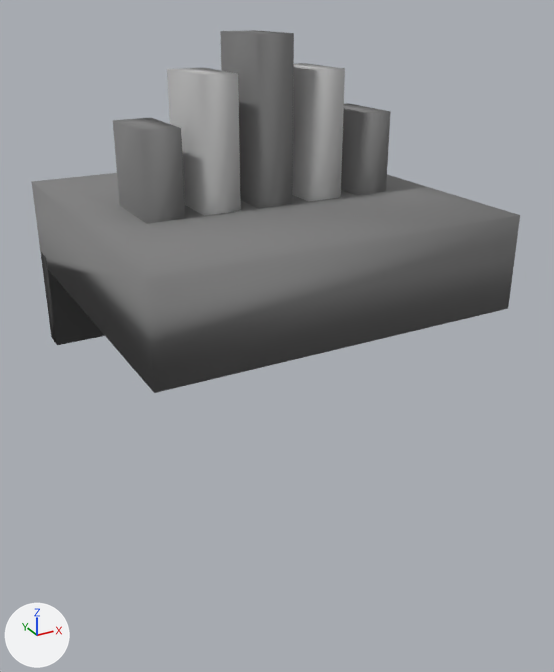
The glTF model app/duoskin/builtin_kits/demo/hair/hair_spiky_05/mesh.glb as it was, and as the next commit left it.
Both versions are drawn from a 50 mm lens placed at (-1.31, -2.56, 0.83), pointed at (0.04, -0.1, -0.4). The lights are fixed; the arrows at lower left show +X, +Y and +Z. The older version comes first. Vertices at exactly the same position are counted once.
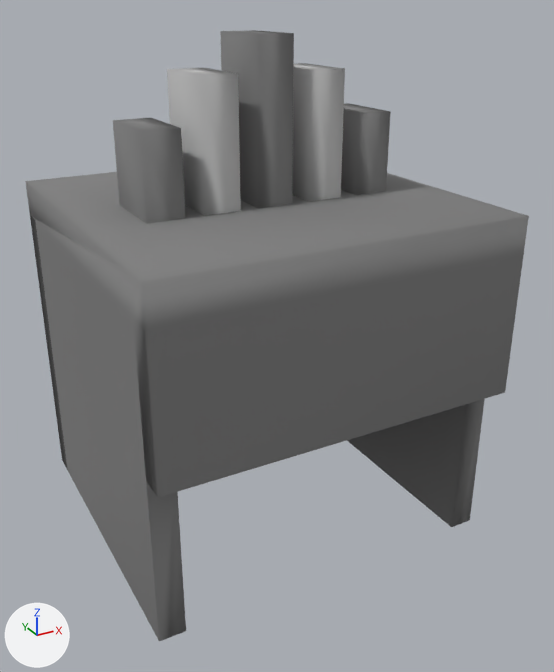
Boxes (x1, y1, x2, y2) around the edits, measured in the pictures (554 x 672 px; the box of a moved part takes in the faces that stretch with it):
'mesh', reshaped (68% taller)
    before: (32, 30, 520, 393)
    after: (25, 30, 529, 641)
part 1 of me_mesh, moved or reshaped
    before: (32, 33, 520, 393)
    after: (25, 33, 529, 641)

Patch to the scene script:
```diff
--- a/app/duoskin/builtin_kits/demo/hair/hair_spiky_05/mesh.glb.py
+++ b/app/duoskin/builtin_kits/demo/hair/hair_spiky_05/mesh.glb.py
@@ me_mesh @@
 # used by ob_mesh; location = (0.0, 0.0, 0.0)
-me_mesh.from_pydata(...)  # 57 vertices, 110 faces; spans x -0.68..0.68, y -0.68..0.68, z -0.55..0.727
+me_mesh.from_pydata(...)  # 72 vertices, 140 faces; spans x -0.7..0.7, y -0.7..0.7, z -1.2..0.727
+# me_mesh part 1
+# 17 vertices are removed from x -0.68..0.68, y -0.68..0.68, z -0.55..0.147
+# 96 faces are deleted
+# 24 vertices are added at x -0.7..0.7, y -0.7..0.7, z -1.2..0.147
+# 8 new vertices lie (0.0, 1.2, 0.0) away from vertices in x -0.7..0.7, y -0.6, z -1.2..0.007
+# 126 new faces join them
 me_mesh.materials.append(mat_albedo)
```
